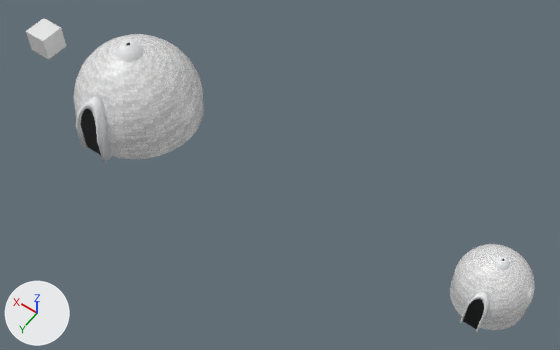
The FBX model models/igloos.fbx, before and after one commit.
Camera for both pictures: a 50 mm camera at (6.5, 28.0, 43.3) aimed at (26.3, 0.3, -0.2). Every picture has the same lights, and +X, +Y and +Z are marked at lower left. Where no turn or scale is listed for an object, it has been applied to the vertices. Vertices at the same position are counted once.

Names of what the first picture shows: 'Cube', 'igloo', 'igloo.001', 'iglooChimney', 'iglooChimney.001', 'iglooDoor', 'iglooDoor.001'.
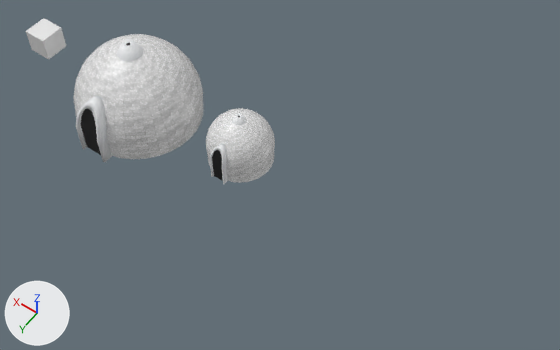
Commit message: igloo fix revert

What changed in the scene script:
```text
Change me_sphere_008:
    where me_sphere_008.from_pydata(...)  # 352 vertices, 320 faces; spans x -2.5..2.5, y -2.5..2.5, z -1.49..2.45
    used by ob_igloo_001; location = (10.0, 0.0, 0.5)
    me_sphere_008 part 1: the whole mesh is moved by (0.0, 0.0, 1.0)
Change ob_igloo_001:
    ob_igloo_001.location: (10.0, 0.0, 0.5) -> (30.0, 0.0, -0.5)
Change ob_igloodoor_001:
    ob_igloodoor_001.location: (10.0, -0.61, 1.0) -> (30.0, -0.61, 1.0)
Change ob_igloochimney_001:
    ob_igloochimney_001.location: (10.0, 0.0, 1.0) -> (30.0, 0.0, 1.0)
```

What differs and where, as boxes [x1, y1, x2, y2] in the pictures (560 x 350 px):
'igloo.001', moved: before [450, 244, 535, 330]; after [206, 108, 275, 183]
'iglooDoor.001', moved: before [460, 290, 489, 332]; after [210, 143, 228, 184]
'iglooChimney.001', moved: before [494, 256, 510, 270]; after [232, 113, 246, 125]
